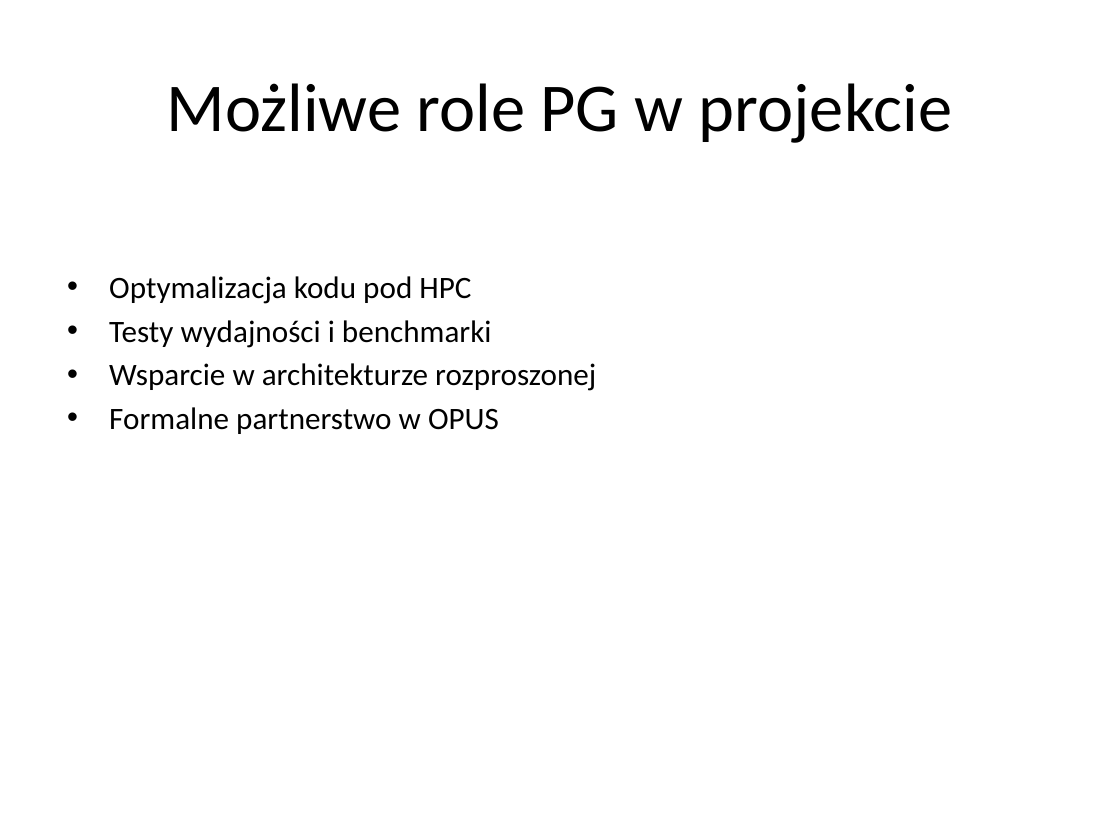
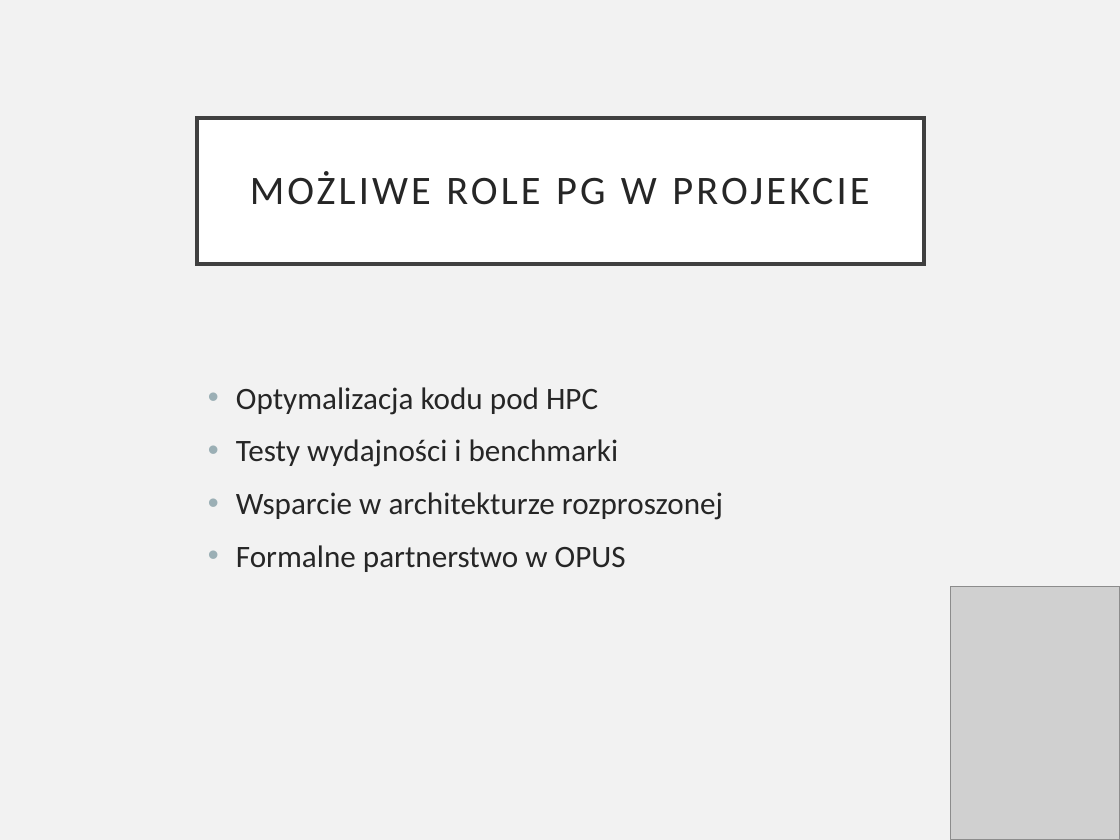
Before and after one commit to ProhunterPL/live2.0, a slide deck: slide 8 of docs/wniosek/pg współpraca live2.0/Live2.0_PG_prezentacja.pptx. Drawn at 1120x840 pixels with LibreOffice and Linux fonts; fonts in the diff are those of the drawing; grey boxes stand for pictures. Boxes give left, top, right and bottom in pixels: in the first picture for what was removed or moved away, otherwise in the second. Text is boxed around its words. In the diff, an @@ line names an element or a change of style, - is before the commit and + after.

```diff
--- a/docs/wniosek/pg współpraca live2.0/Live2.0_PG_prezentacja.pptx
+++ b/docs/wniosek/pg współpraca live2.0/Live2.0_PG_prezentacja.pptx
@@ background #FFFFFF to #F2F2F2 @@
@@ title "MOŻLIWE ROLE PG W PROJEKCIE": place and size @@
-title "MOŻLIWE ROLE PG W PROJEKCIE" at (167, 83, 952, 143)
+title "MOŻLIWE ROLE PG W PROJEKCIE" at (197, 118, 924, 263)
@@ title "MOŻLIWE ROLE PG W PROJEKCIE" at (197, 118, 924, 263): fill none to #FFFFFF; outline none to #404040 2.5 pt @@
@@ title at (250, 171, 869, 205): text changed; size 44 to 26 pt; text colour #000000 to #262626 @@
-Możliwe role PG w projekcie
+MOŻLIWE ROLE PG W PROJEKCIE
@@ text "Optymalizacja kodu pod HPC": place and size @@
-text "Optymalizacja kodu pod HPC" at (109, 276, 596, 434)
+text "Optymalizacja kodu pod HPC" at (236, 387, 723, 572)
@@ text "Optymalizacja kodu pod HPC" at (236, 387, 723, 572): text colour #000000 to #262626; indent changed; more space between paragraphs @@
@@ picture added at (951, 587, 1120, 840) @@
```
Also in this commit, not shown: 10 other slides changed.
